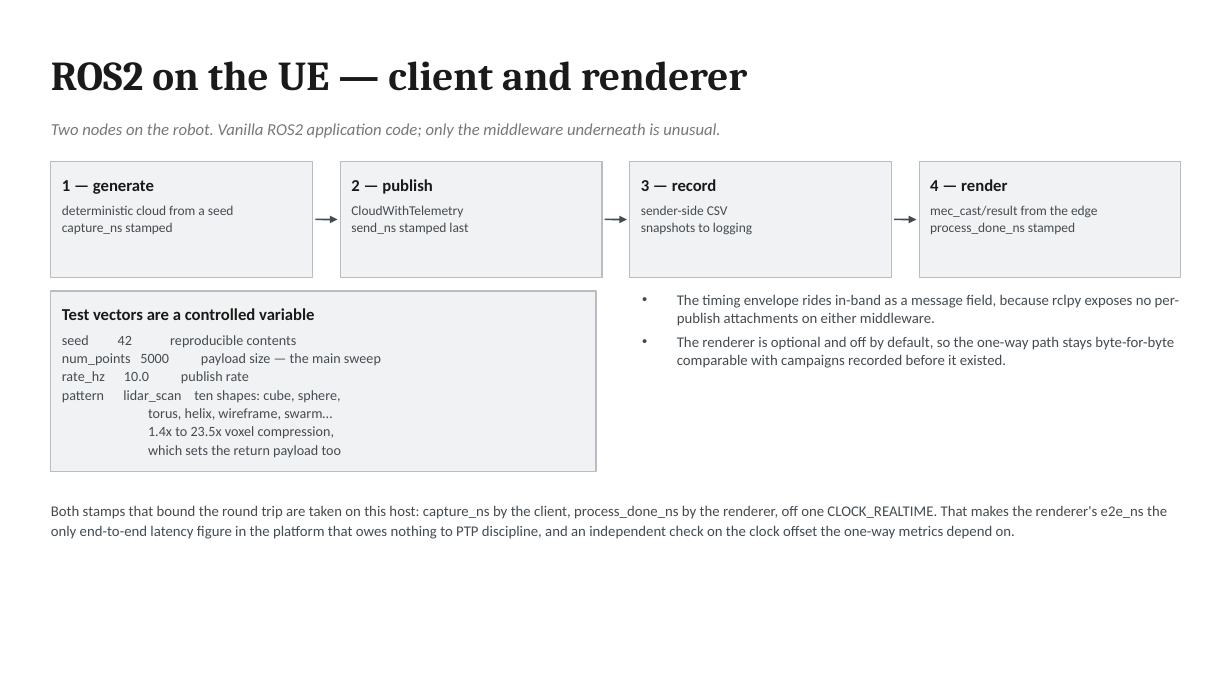
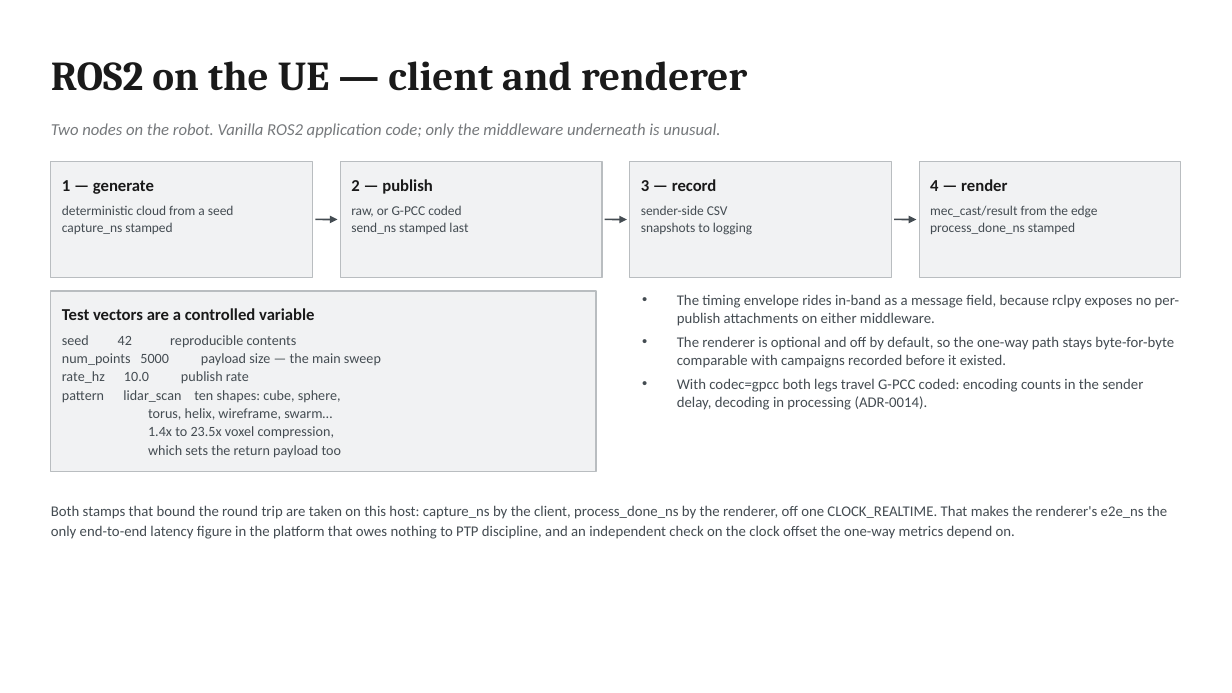
Before and after one commit to morosev/mec-cast, a slide deck: slide 5 of docs/slides/mec-cast-architecture.pptx. Drawn at 1232x693 pixels with LibreOffice and Linux fonts; fonts in the diff are those of the drawing. Boxes give left, top, right and bottom in pixels: in the first picture for what was removed or moved away, otherwise in the second. Text is boxed around its words. In the diff, an @@ line names an element or a change of style, - is before the commit and + after.

Commit message:
The docs, deck and pictures did not show the point-cloud codec
doc-sync over the 29 commits since 8d44766, all tiers.

- Docs: the index points to middleware.md and ADR-0014, the experiment
  guide shows middleware and codec runs, and the ROS README lists the codec
  parameters and its tests.
- Diagrams: the overview, lifecycle and runtime-topology diagrams show raw
  or G-PCC coded clouds, where coding and decoding fall, and CODEC; the
  runtime topology names both near-RT RICs (ADR-0012).
- Deck: slides 5 and 6 show coding and decoding; slide 11 drops Draco for a
  G-PCC campaign. Hero: the client and edge cards and the footer name the
  codec.
- The doc-sync code-to-doc map gains the codec and middleware paths.

```diff
--- a/docs/slides/mec-cast-architecture.pptx
+++ b/docs/slides/mec-cast-architecture.pptx
@@ text at box(351, 205, 461, 217): text changed @@
-CloudWithTelemetry
+raw, or G-PCC coded
@@ text at box(677, 378, 1143, 410): paragraph added @@
+• With codec=gpcc both legs travel G-PCC coded: encoding counts in the sender delay, decoding in processing (ADR-0014).
```
Also in this commit, not shown: 2 other slides changed, 15 other files.
